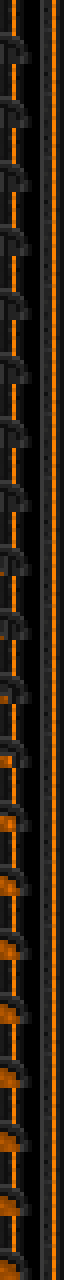
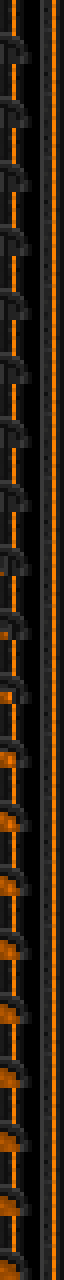
Revision of a layered 64 x 1280 image; what changed, layer by layer:
painted on "Machinery" over [0, 620, 20, 832]
